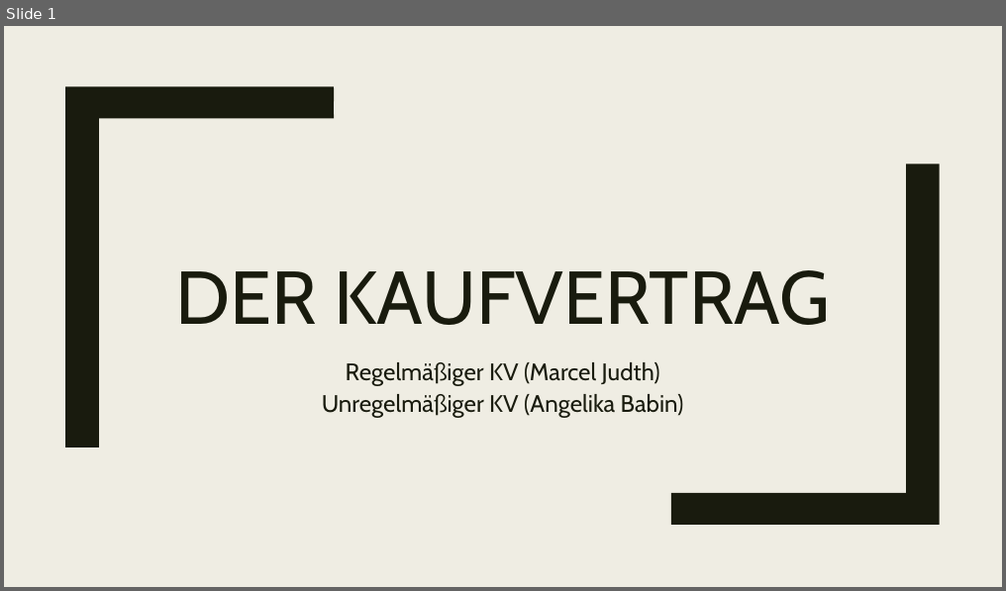
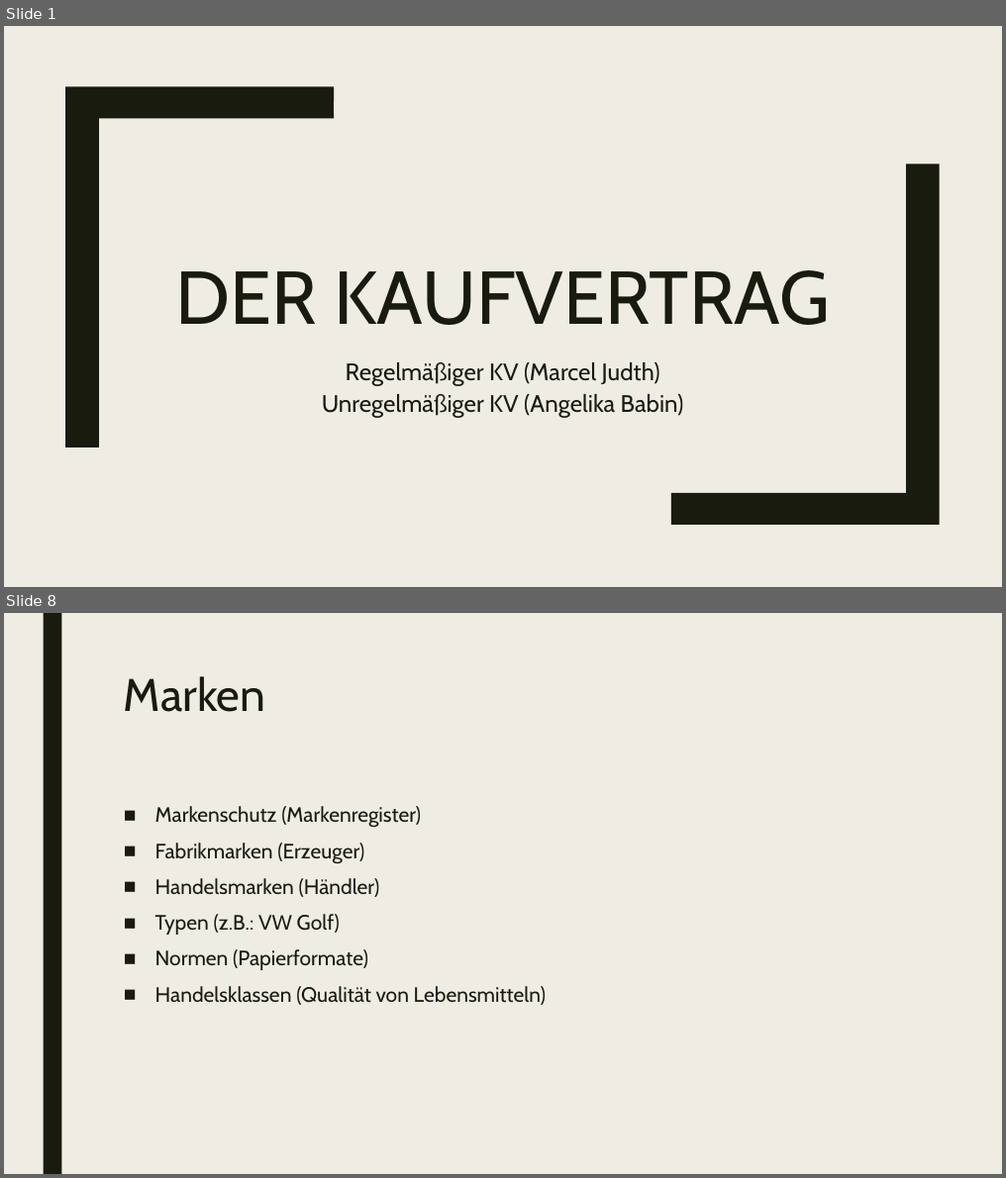
Before and after one commit to Judth34/Schule, a slide deck: 5.AHIFS/BWM2/Kaufvertrag_Referat.pptx. Shown one above the other, each under a label of ours: slide 1 before the commit, slides 1 and 8 after it; the slides between them are not shown. The pictures are 1006x591 and 1006x1178 pixels, drawn with LibreOffice and Linux fonts; fonts in the diff are those of the drawing. Boxes give left, top, right and bottom in pixels: in the first picture for what was removed or moved away, otherwise in the second. Text is boxed around its words. In the diff, an @@ line names an element or a change of style, - is before the commit and + after.

```diff
--- a/5.AHIFS/BWM2/Kaufvertrag_Referat.pptx
+++ b/5.AHIFS/BWM2/Kaufvertrag_Referat.pptx
@@ slide 8 added at (x1=4, y1=613, x2=1002, y2=1174), background #EFEDE3 @@
@@ rectangle added at (x1=43, y1=613, x2=61, y2=1174), fill #191B0E @@
@@ title added at (x1=124, y1=676, x2=265, y2=712), 44 pt, text #191B0E @@
+Marken
@@ text added at (x1=155, y1=806, x2=546, y2=1005), 20 pt, text #191B0E @@
+■ Markenschutz (Markenregister)
+■ Fabrikmarken (Erzeuger)
+■ Handelsmarken (Händler)
+■ Typen (z.B.: VW Golf)
+■ Normen (Papierformate)
+■ Handelsklassen (Qualität von Lebensmitteln)
```
Also in this commit, not shown: 19 other slides added, 2 slides removed, 8 other files.
